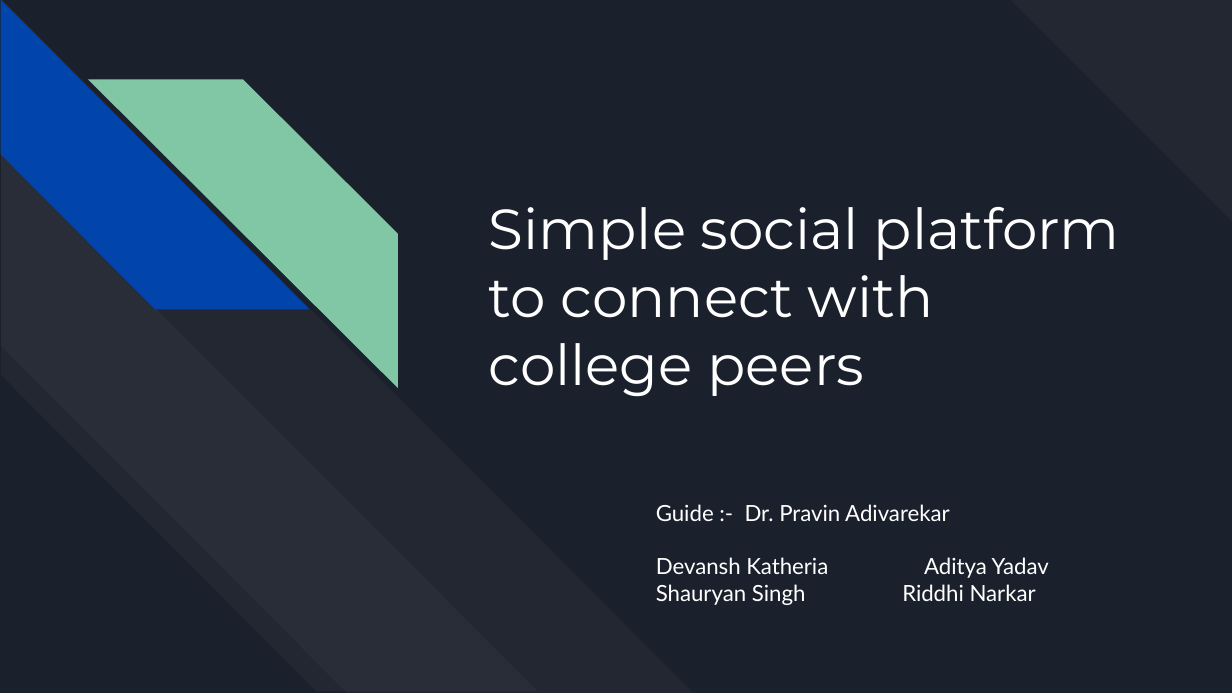
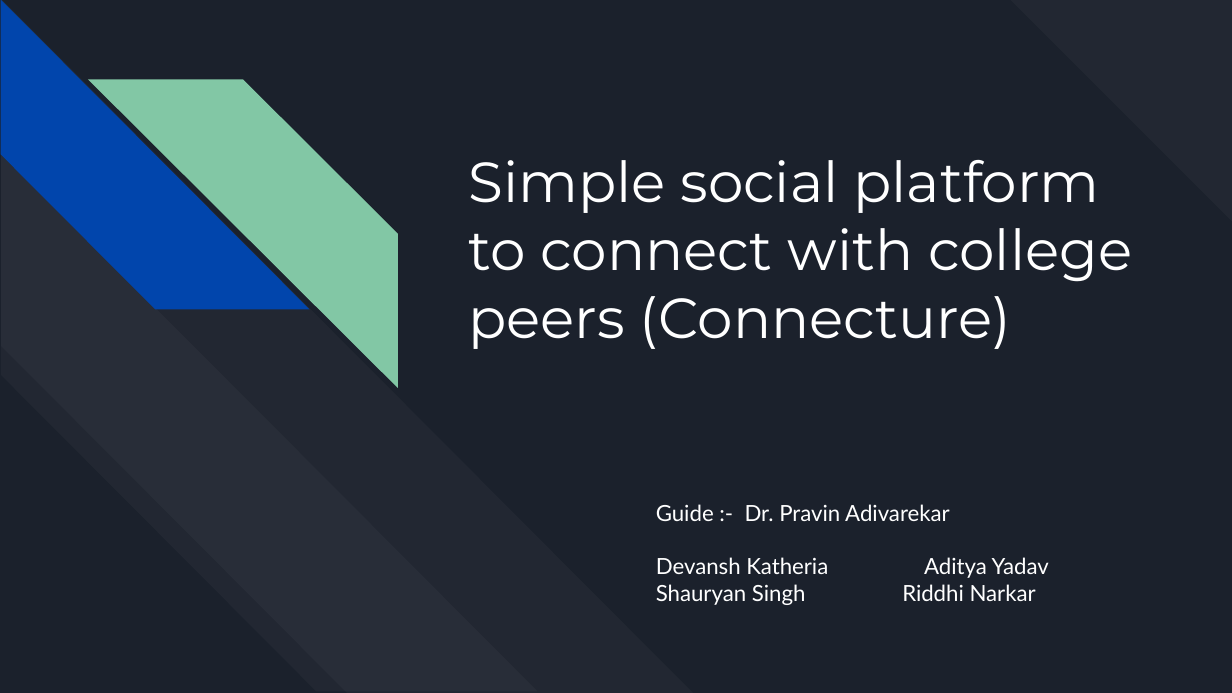
Before and after one commit to riddhi-narkar/connecture, a slide deck: slide 2 of docs/Mini Project A.pptx. Drawn at 1232x693 pixels with LibreOffice and Linux fonts; fonts in the diff are those of the drawing. Boxes give left, top, right and bottom in pixels: in the first picture for what was removed or moved away, otherwise in the second. Text is boxed around its words. In the diff, an @@ line names an element or a change of style, - is before the commit and + after.

```diff
--- a/docs/Mini Project A.pptx
+++ b/docs/Mini Project A.pptx
@@ title at (x1=468, y1=160, x2=1132, y2=349): text changed @@
-Simple social platform to connect with college peers
+Simple social platform to connect with college peers (Connecture)
```
Also in this commit, not shown: 2 other files.
